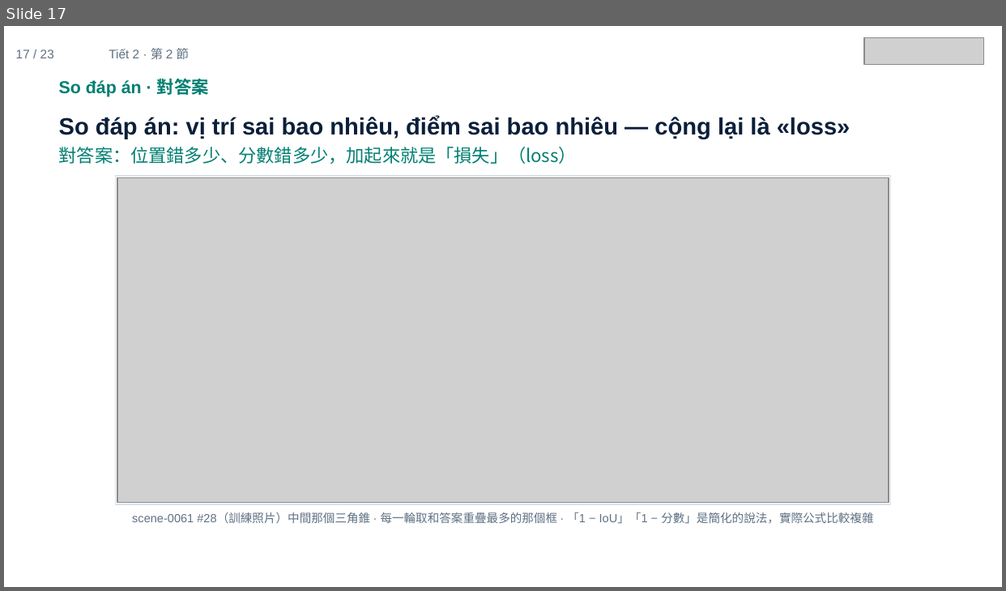
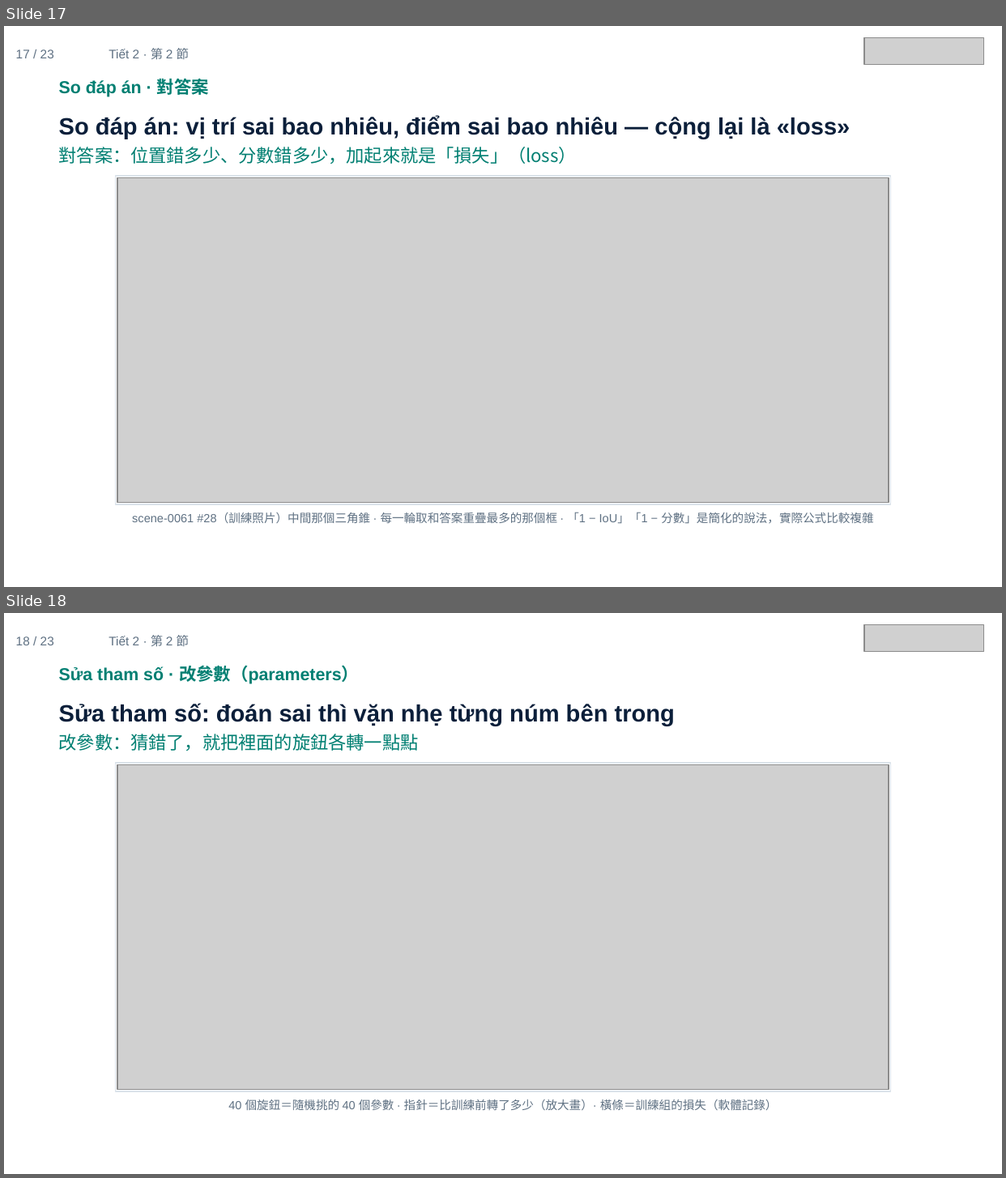
Before and after one commit to ch-neural/MITUST-Principles-of-Self-Driving-Cars, a slide deck: 第十週(11-12)/第十週_第2節_簡報.pptx. Shown one above the other, each under a label of ours: slide 17 before the commit, slides 17 and 18 after it. The pictures are 1006x591 and 1006x1178 pixels, drawn with LibreOffice and Linux fonts; fonts in the diff are those of the drawing; grey boxes stand for pictures. Boxes give left, top, right and bottom in pixels: in the first picture for what was removed or moved away, otherwise in the second. Text is boxed around its words. In the diff, an @@ line names an element or a change of style, - is before the commit and + after.

```diff
--- a/第十週(11-12)/第十週_第2節_簡報.pptx
+++ b/第十週(11-12)/第十週_第2節_簡報.pptx
@@ slide 18 added at (x1=4, y1=613, x2=1002, y2=1174), background #FFFFFF @@
@@ text added at (x1=16, y1=636, x2=54, y2=645), 9 pt, text #5F7183 @@
+18 / 23
@@ text added at (x1=108, y1=635, x2=189, y2=646), 9 pt, text #5F7183 @@
+Tiết 2 · 第 2 節
@@ picture added at (x1=864, y1=625, x2=984, y2=652) @@
@@ text added at (x1=59, y1=665, x2=359, y2=684), 12.5 pt, text #007F72, bold @@
+Sửa tham số · 改參數（parameters）
@@ text added at (x1=59, y1=703, x2=675, y2=752), 17 pt, text #0B1F3A, bold @@
+Sửa tham số: đoán sai thì vặn nhẹ từng núm bên trong
+改參數：猜錯了，就把裡面的旋鈕各轉一點點
@@ rectangle added at (x1=116, y1=763, x2=891, y2=1092), fill #FFFFFF, outline #DBE3EA 1 pt @@
@@ picture added at (x1=117, y1=764, x2=889, y2=1090) @@
@@ text added at (x1=228, y1=1099, x2=778, y2=1110), 8.5 pt, text #5F7183 @@
+40 個旋鈕＝隨機挑的 40 個參數 · 指針＝比訓練前轉了多少（放大畫）· 橫條＝訓練組的損失（軟體記錄）
```
Also in this commit, not shown: 1 slide removed.
